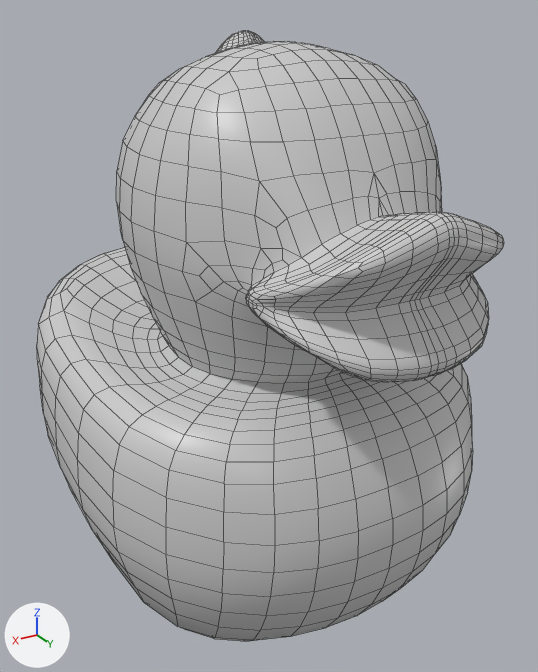
An edit to the COLLADA model assets/duck.dae, drawn before and after from the same camera.
Camera for both pictures: a 50 mm lens placed at (0.1234, 0.194, 0.1795), pointed at (-0.0047, -0.0195, 0.0727). The lights are fixed; the arrows at lower left show +X, +Y and +Z. Mesh edges are drawn as thin lines.

The scene before the commit, as lines of its bpy script (objects in view):
```python
me_duck = bpy.data.meshes.new('duck')
me_duck.from_pydata(...)  # 1808 vertices, 1808 faces; spans x -0.072..0.072, y -0.121..0.072, z -0.021..0.175
me_duck.materials.append(mat_mat)  # light grey #cccccc
ob_duck = bpy.data.objects.new('duck', me_duck)
ob_duck.location = (0.0, 0.0, 0.0)
```
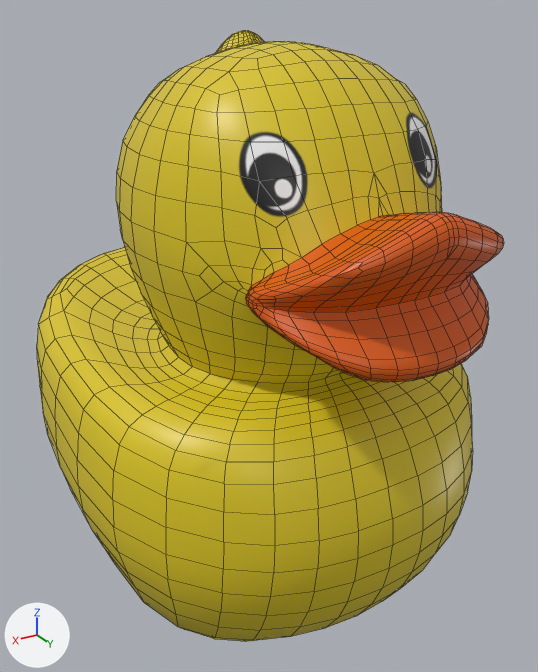
Commit message: new duck

The edits, one by one:
Picture 'duck_diffuse.png' (img_duck_diffuse_png) is new.
Material 'Mat.1' (mat_mat_1) is new.
Its texture is img_duck_diffuse_png.
Its roughness is 0.42.
me_duck is used by ob_duck; location (0.0, 0.0, 0.0).
me_duck had 1808 vertices, 1808 faces and spanned x -0.072..0.072, y -0.121..0.072, z -0.021..0.175.
me_duck now has 1772 vertices, 1776 faces and spans x -0.072..0.072, y -0.121..0.072, z -0.021..0.175.
Part 1, on me_duck:
36 vertices are removed from x -0.003..0.003, y 0.05..0.071, z 0.094..0.127.
74 faces are deleted.
40 new faces join them.
me_duck part 2: 1732 faces spanning x -0.072..0.072, y -0.121..0.072, z -0.021..0.175 switch from mat_mat (light grey #cccccc) to mat_mat_1 (picture img_duck_diffuse_png).

What differs and where, as boxes (x1, y1, x2, y2) in the pictures (538 x 672 px):
part 1 of me_duck, cut back: (399, 246, 466, 381) in both
part 2 of me_duck, recoloured (grey to yellow): (37, 30, 504, 642) in both
